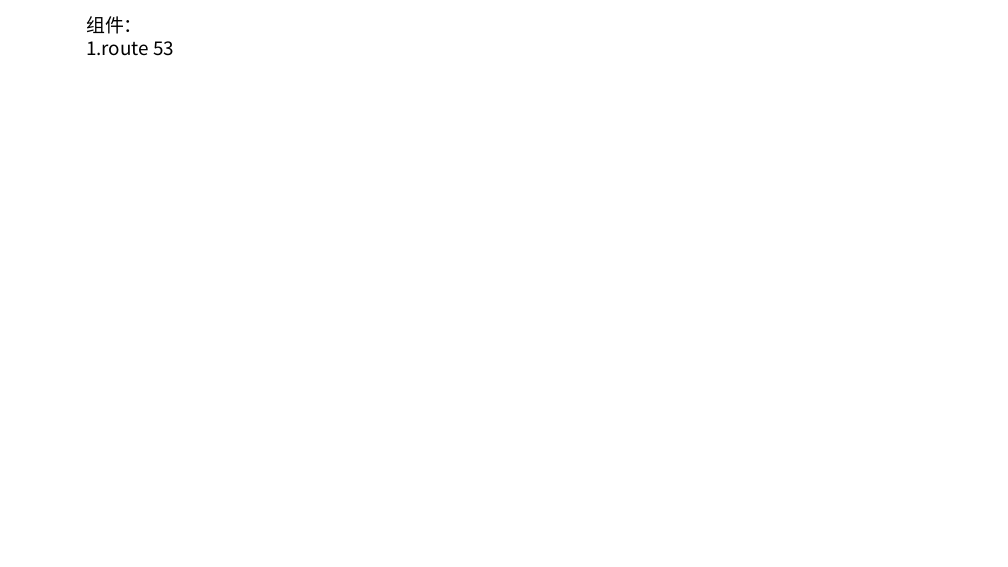
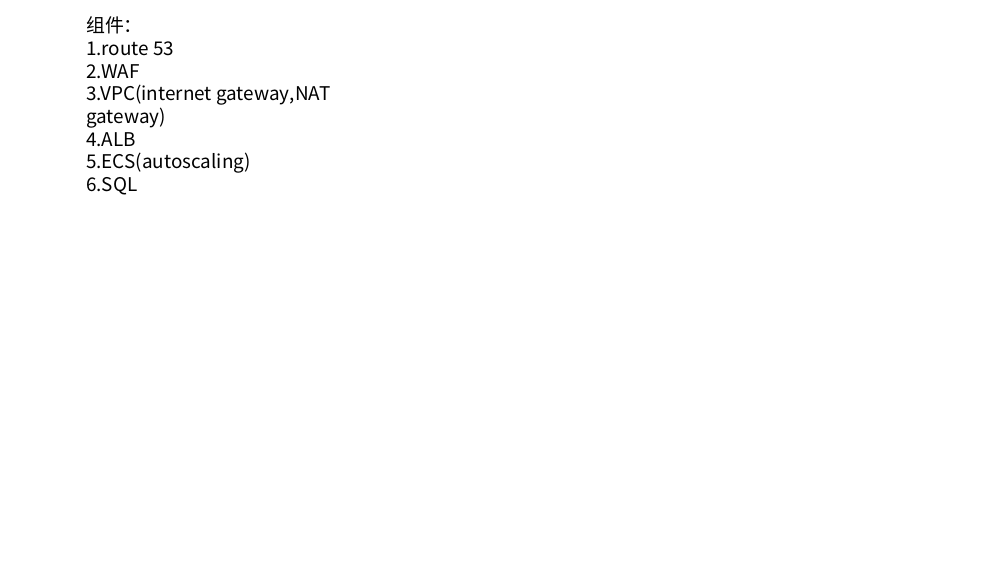
Before and after one commit to BGD23-xin/DEV_OPS_2025, a slide deck: slide 2 of aws_service.pptx. Drawn at 1008x567 pixels with LibreOffice and Linux fonts; fonts in the diff are those of the drawing. Boxes give left, top, right and bottom in pixels: in the first picture for what was removed or moved away, otherwise in the second. Text is boxed around its words. In the diff, an @@ line names an element or a change of style, - is before the commit and + after.

Commit message:
add

```diff
--- a/aws_service.pptx
+++ b/aws_service.pptx
@@ text at box(86, 64, 330, 173): paragraphs added @@
+2.WAF
+3.VPC(internet gateway,NAT gateway)
+4.ALB
+5.ECS(autoscaling)
+6.SQL
```
